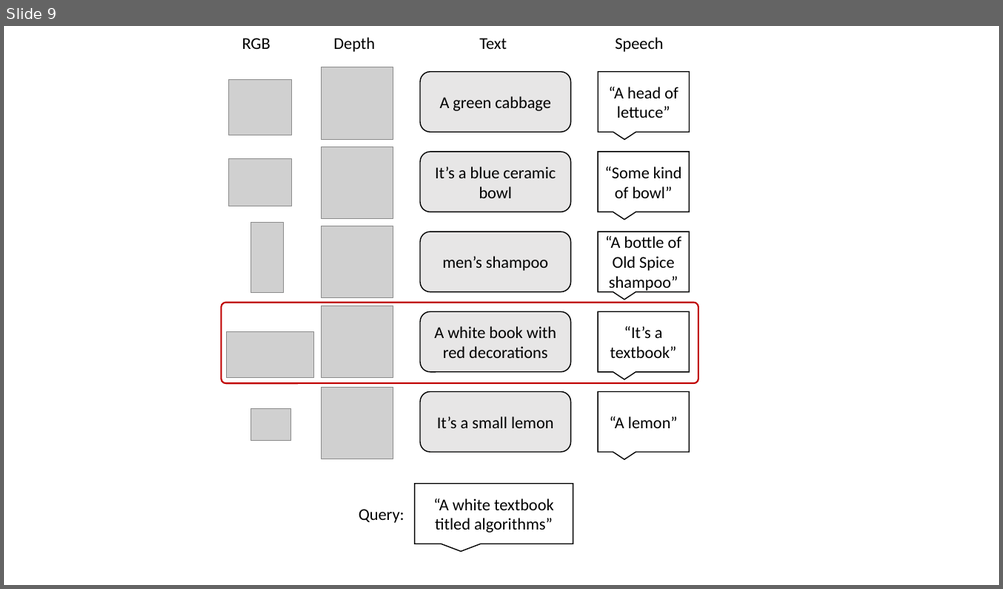
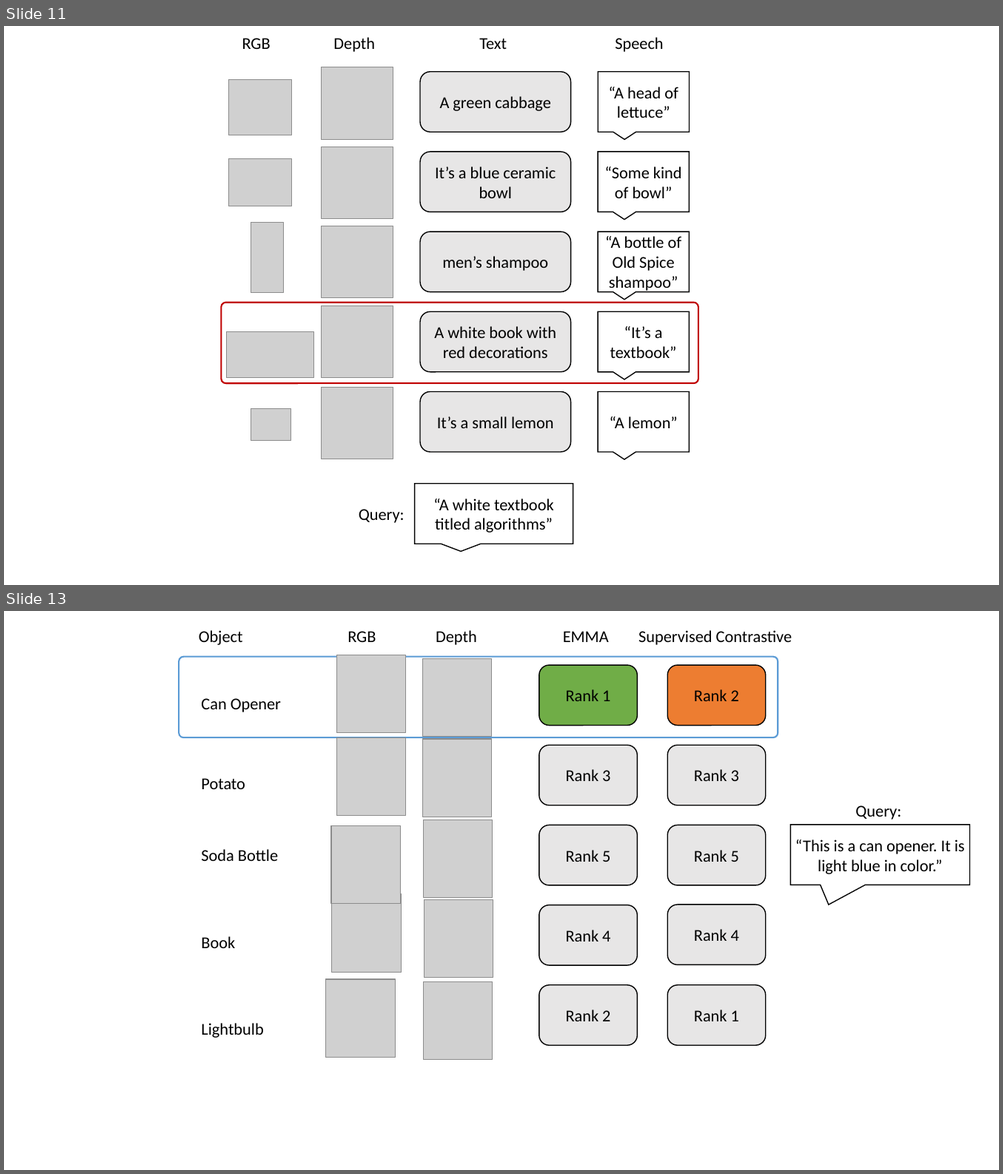
Before and after one commit to kasraprime/EMMA, a slide deck: Paper/Figures/MMA-paper-old.pptx. Shown one above the other, each under a label of ours: slide 9 before the commit, slides 11 and 13 after it; the slides between them are not shown. The pictures are 1003x589 and 1003x1174 pixels, drawn with LibreOffice and Linux fonts; fonts in the diff are those of the drawing; grey boxes stand for pictures. Boxes give left, top, right and bottom in pixels: in the first picture for what was removed or moved away, otherwise in the second. Text is boxed around its words. In the diff, an @@ line names an element or a change of style, - is before the commit and + after.

```diff
--- a/Paper/Figures/MMA-paper-old.pptx
+++ b/Paper/Figures/MMA-paper-old.pptx
@@ slide 13 added at (4,611,999,1170), background #FFFFFF @@
@@ text added at (199,630,792,645), 16 pt, text #000000 @@
+Object RGB Depth EMMA Supervised Contrastive
@@ picture added at (336,655,405,732) @@
@@ rounded rectangle added at (179,657,778,738), outline #5B9BD5 1.5 pt @@
@@ picture added at (423,659,492,736) @@
@@ rounded rectangle added at (539,666,637,726), fill #70AD47, outline #000000 1 pt, 16 pt, text #000000 @@
+Rank 1
@@ rounded rectangle added at (667,666,765,726), fill #ED7D31, outline #000000 1 pt, 16 pt, text #000000 @@
+Rank 2
@@ text added at (201,698,281,712), 16 pt, text #000000 @@
+Can Opener
@@ picture added at (336,738,405,815) @@
@@ picture added at (423,739,492,817) @@
@@ rounded rectangle added at (539,745,637,806), fill #E7E6E6, outline #000000 1 pt, 16 pt, text #000000 @@
+Rank 3
@@ rounded rectangle added at (667,745,765,806), fill #E7E6E6, outline #000000 1 pt, 16 pt, text #000000 @@
+Rank 3
@@ text added at (201,778,245,789), 16 pt, text #000000 @@
+Potato
@@ text added at (855,806,901,820), 16 pt, text #000000 @@
+Query:
@@ picture added at (332,826,401,903) @@
@@ picture added at (424,820,492,897) @@
@@ rounded rectangle added at (539,825,637,886), fill #E7E6E6, outline #000000 1 pt, 16 pt, text #000000 @@
+Rank 5
@@ rounded rectangle added at (667,825,765,886), fill #E7E6E6, outline #000000 1 pt, 16 pt, text #000000 @@
+Rank 5
@@ speech box added at (791,825,970,886), fill #FFFFFF, outline #000000 1 pt, 16 pt, text #000000 @@
+“This is a can opener. It is light blue in color.”
@@ text added at (201,849,278,861), 16 pt, text #000000 @@
+Soda Bottle
@@ picture added at (332,894,401,972) @@
@@ picture added at (424,900,493,977) @@
@@ rounded rectangle added at (539,905,637,965), fill #E7E6E6, outline #000000 1 pt, 16 pt, text #000000 @@
+Rank 4
@@ rounded rectangle added at (667,905,765,965), fill #E7E6E6, outline #000000 1 pt, 16 pt, text #000000 @@
+Rank 4
@@ text added at (201,937,235,948), 16 pt, text #000000 @@
+Book
@@ picture added at (326,980,395,1057) @@
@@ picture added at (424,982,492,1059) @@
@@ rounded rectangle added at (539,985,637,1046), fill #E7E6E6, outline #000000 1 pt, 16 pt, text #000000 @@
+Rank 2
@@ rounded rectangle added at (667,985,765,1046), fill #E7E6E6, outline #000000 1 pt, 16 pt, text #000000 @@
+Rank 1
@@ text added at (201,1023,263,1038), 16 pt, text #000000 @@
+Lightbulb
@@ what was slide 9 is now slide 11 @@
```
Also in this commit, not shown: 1 slide changed, 3 other slides added, 38 other files.
